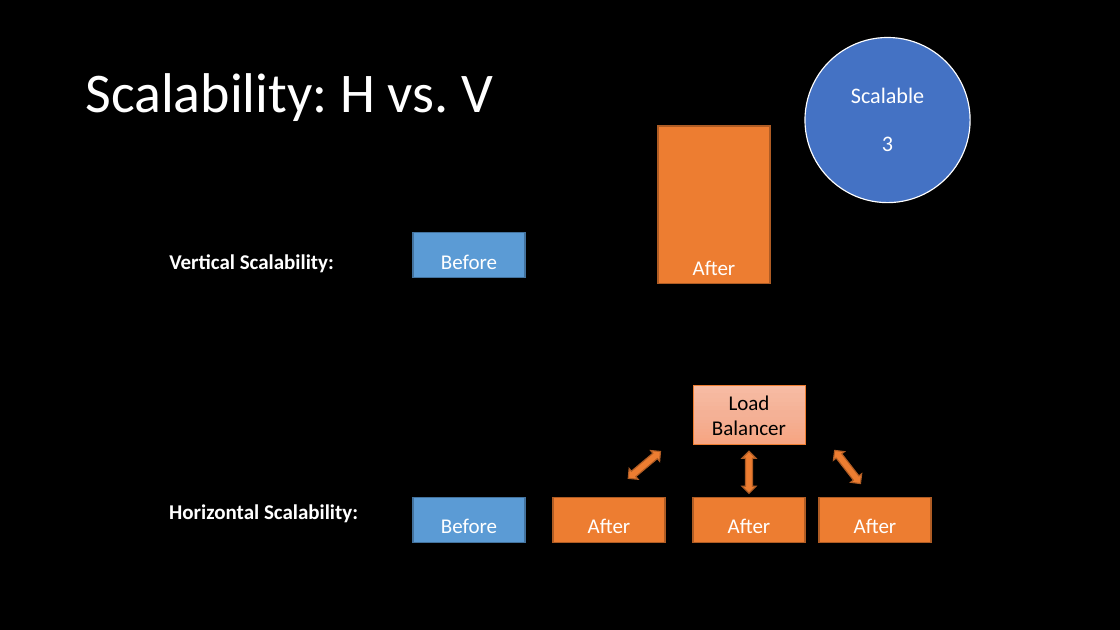
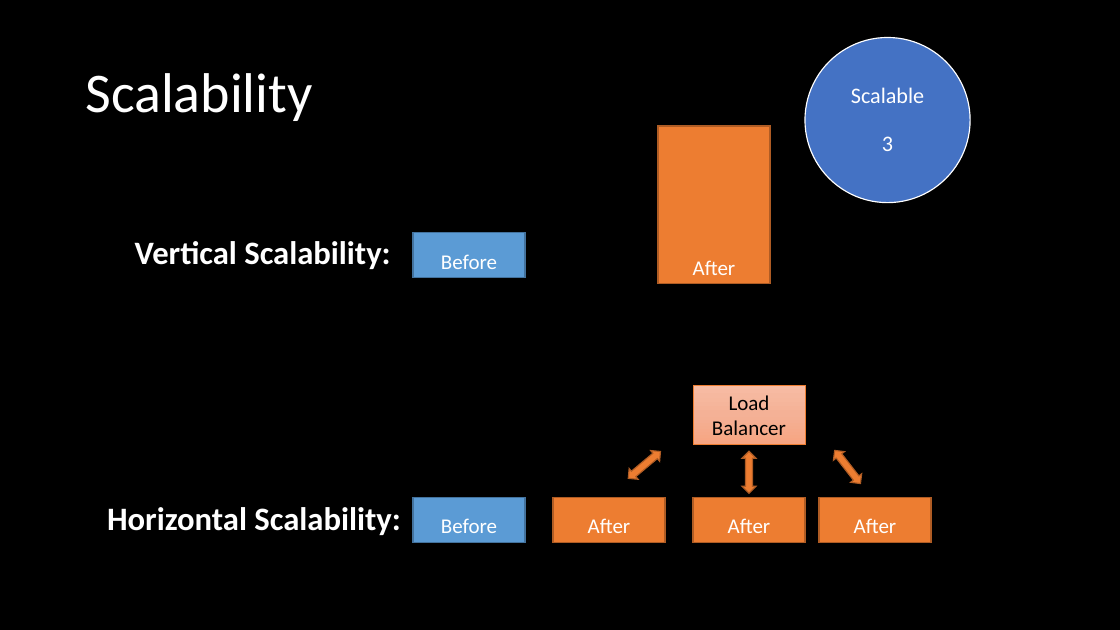
Before and after one commit to orstewar/ist346-content, a slide deck: slide 17 of content/10-services-monitoring-logging.pptx (slide 19 before the commit). Drawn at 1120x630 pixels with LibreOffice and Linux fonts; fonts in the diff are those of the drawing. Boxes give left, top, right and bottom in pixels: in the first picture for what was removed or moved away, otherwise in the second. Text is boxed around its words. In the diff, an @@ line names an element or a change of style, - is before the commit and + after.

```diff
--- a/content/10-services-monitoring-logging.pptx
+++ b/content/10-services-monitoring-logging.pptx
@@ title at [85, 73, 312, 121]: text changed @@
-Scalability: H vs. V
+Scalability
@@ text "Vertical Scalability:": place and size @@
-text "Vertical Scalability:" at [169, 254, 334, 273]
+text "Vertical Scalability:" at [135, 241, 390, 269]
@@ text "Vertical Scalability:" at [135, 241, 390, 269]: size 18 to 28 pt @@
@@ text "Horizontal Scalability:" at [107, 507, 400, 535]: size 18 to 28 pt @@
@@ text "Horizontal Scalability:": place and size @@
-text "Horizontal Scalability:" at [169, 504, 358, 523]
+text "Horizontal Scalability:" at [107, 507, 400, 535]
```
Also in this commit, not shown: 13 other slides changed, 1 slide added, 11 slides removed, 2 other files.
